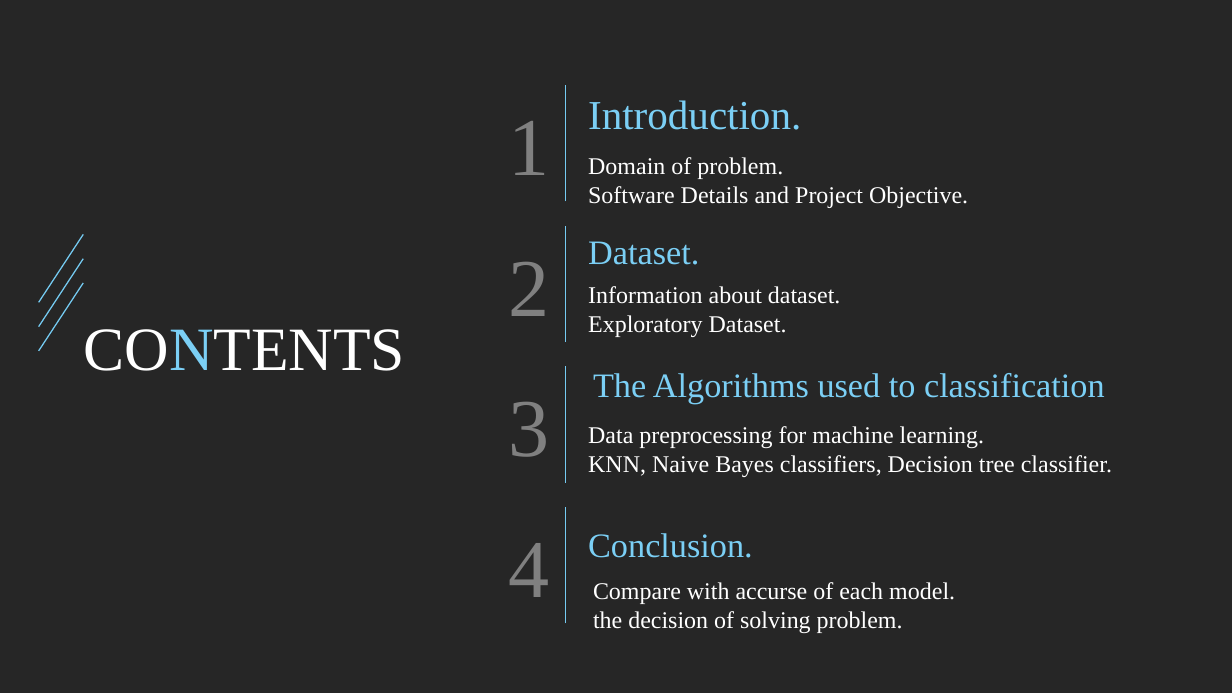
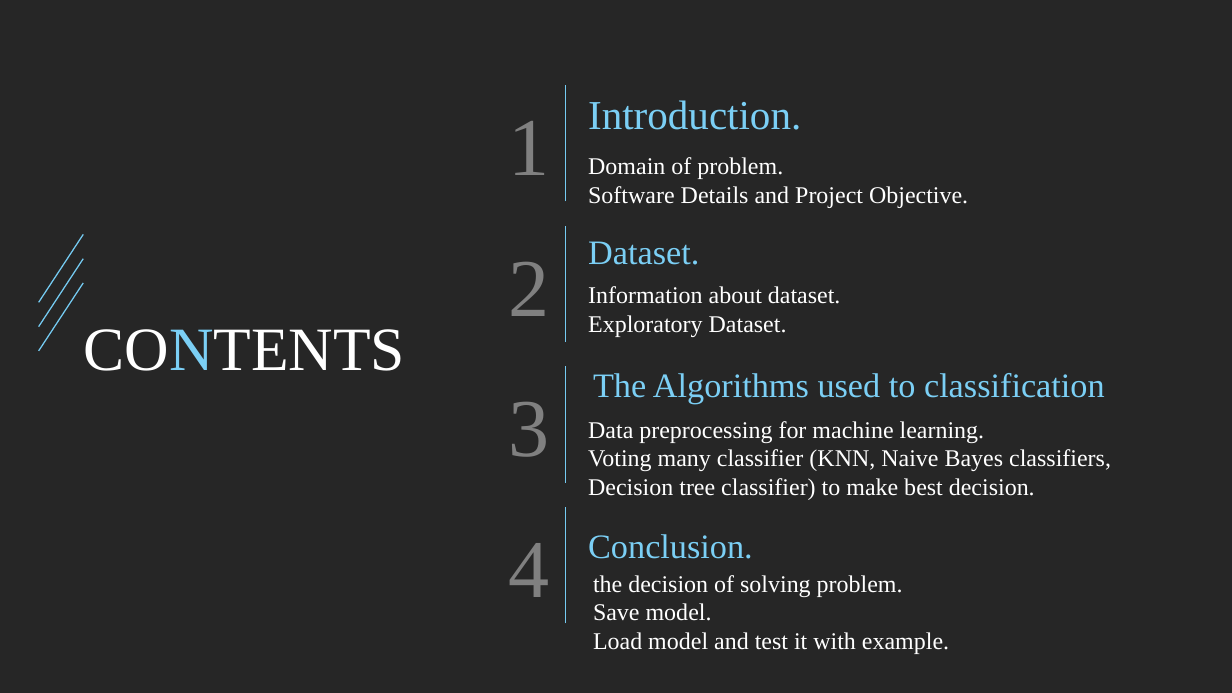
Before and after one commit to sherifRoshdy/Machine-learning-project, a slide deck: slide 2 of Presentation/final ml.pptx. Drawn at 1232x693 pixels with LibreOffice and Linux fonts; fonts in the diff are those of the drawing. Boxes give left, top, right and bottom in pixels: in the first picture for what was removed or moved away, otherwise in the second. Text is boxed around its words. In the diff, an @@ line names an element or a change of style, - is before the commit and + after.

```diff
--- a/Presentation/final ml.pptx
+++ b/Presentation/final ml.pptx
@@ text at [588,449,1111,500]: text changed @@
-KNN, Naive Bayes classifiers, Decision tree classifier.
+Voting many classifier (KNN, Naive Bayes classifiers, Decision tree classifier) to make best decision.
@@ text "the decision of solving problem.": place and size @@
-text "the decision of solving problem." at [593,582,955,633]
+text "the decision of solving problem." at [593,575,949,654]
@@ text at [593,582,955,604]: paragraph removed @@
-Compare with accurse of each model.
@@ text at [593,603,949,654]: paragraphs added @@
+Save model.
+Load model and test it with example.
```
Also in this commit, not shown: 15 other slides changed, 2 slides added, 2 slides removed, 1 other file.
